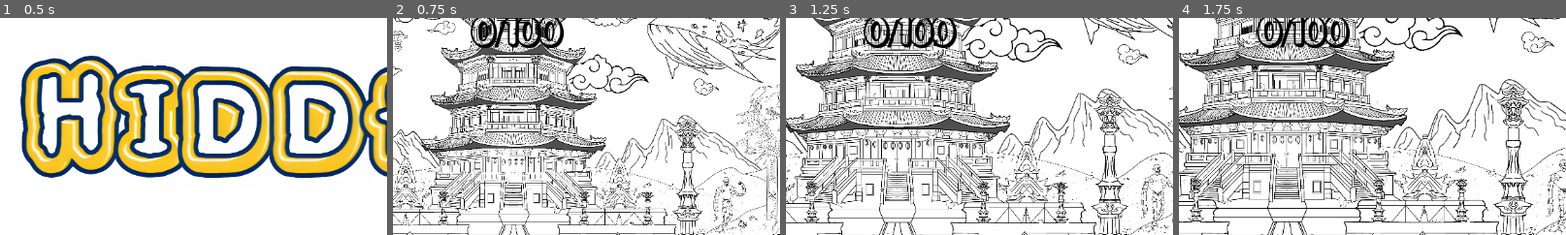
Above: before the commit, frames 1-4 (left to right).
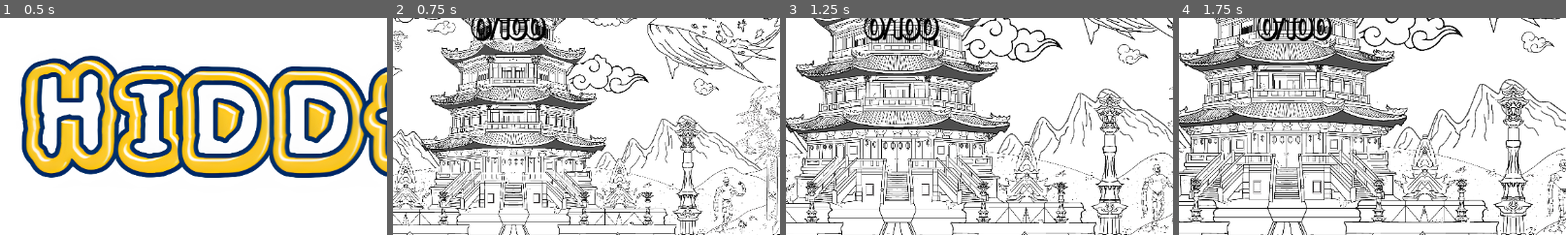
Above: after the commit, the same moments.

Repository: Wpan0n/_HiddenPaws_
Game: Godot game, scene res://scences/main_menu.tscn
Two runs of this game, one before a commit and one after it. Both use one fixed random seed, a clock stepped at 60 frames per second and the inputs below.
Inputs (mouse positions are % of the whole screen's width and height, from its top left):
- Up to frame 1 (0.5 s): no input
- Up to frame 2 (0.75 s): click "Start" at 0.5 s
- Up to frame 3 (1.25 s): no input
- Up to frame 4 (1.75 s): move the mouse to (72, 45) at 1.27 s; click (72, 45) at 1.42 s
The pictures show only the part of the screen within x 29-79%, y 0-50%; the shares and areas given below are measured in that part.

Frame 1 is identical in both runs. In frame 2, 1.9% of the frame differs, in the area x 20-45%, y 0-14%; in frame 3, 2.0%; in frame 4, 2.0%.

Commit message:
Sprite Score Code
Made it so that when the sprite is clicked multiple times the score only goes up by one but the audio is still able to be played.

Diff:
--- a/Scripts/testsprite.gd
+++ b/Scripts/testsprite.gd
@@ -3,6 +3,7 @@
 signal sprite_color_changed
 
 @onready var audio_player = $"../AudioStreamPlayer"
+var clicked = false  # Variable to track if the sprite has been clicked
 
 func _input(event):
 	if event is InputEventMouseButton:
@@ -15,6 +16,8 @@
 				else:
 					print("AudioStreamPlayer node not found")  # Print error message
 
-				# Emit a signal to notify that the sprite's color has changed
-				emit_signal("sprite_color_changed")
-				print("Signal emitted")  # Print a message when the signal is emitted
+				# Emit a signal to notify that the sprite's color has changed only if not clicked before
+				if not clicked:
+					emit_signal("sprite_color_changed")
+					print("Signal emitted")  # Print a message when the signal is emitted
+					clicked = true  # Set the clicked state to true to prevent further score increments
--- a/project.godot
+++ b/project.godot
@@ -22,6 +22,7 @@
 
 [display]
 
+window/size/mode=3
 mouse_cursor/custom_image="res://assets/pawcursor32.png"
 
 [input]
--- a/scences/MainGame.tscn
+++ b/scences/MainGame.tscn
@@ -110,7 +110,7 @@
 stream = ExtResource("6_pm1xx")
 volume_db = -30.0
 
-[node name="Sprite2D5" type="Sprite2D" parent="Sprite2D"]
+[node name="Sprite2D5" type="Sprite2D" parent="Sprite2D" groups=["sprite_group"]]
 position = Vector2(-394, 1085)
 scale = Vector2(0.05759, 0.05759)
 texture = ExtResource("9_th002")
@@ -1076,5 +1076,5 @@
 grow_horizontal = 2
 theme_override_colors/font_color = Color(0, 0, 0, 1)
 theme_override_fonts/font = ExtResource("62_3nfgi")
-theme_override_font_sizes/font_size = 50
+theme_override_font_sizes/font_size = 40
 metadata/_edit_use_anchors_ = true
